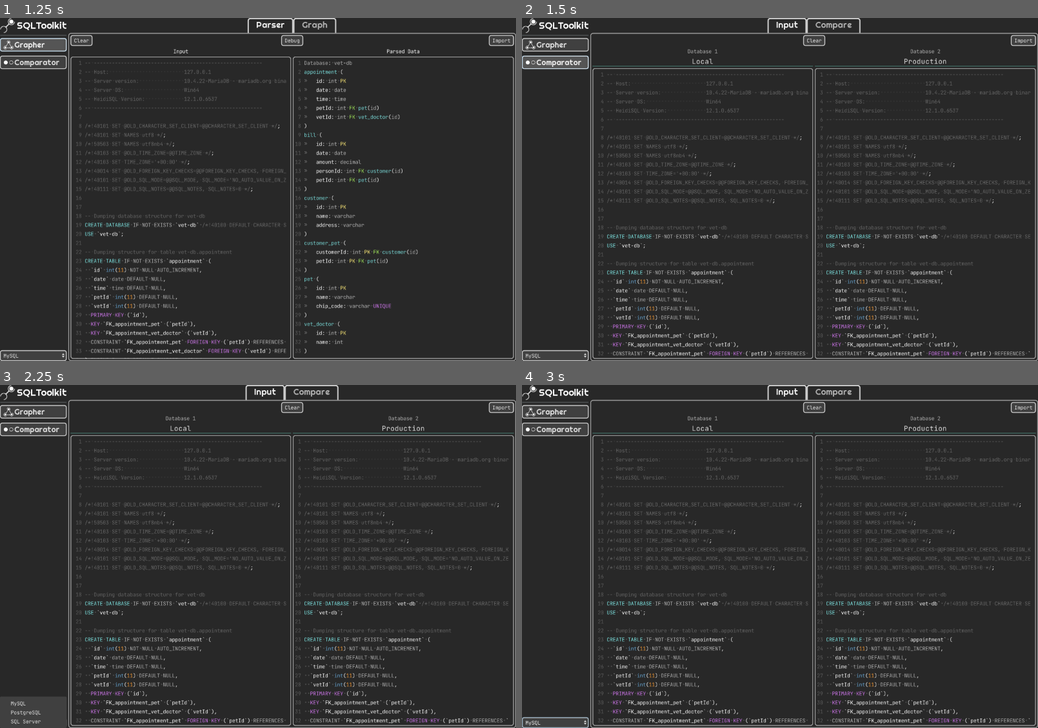
Above: before the commit, frames 1-4 (two rows, left to right).
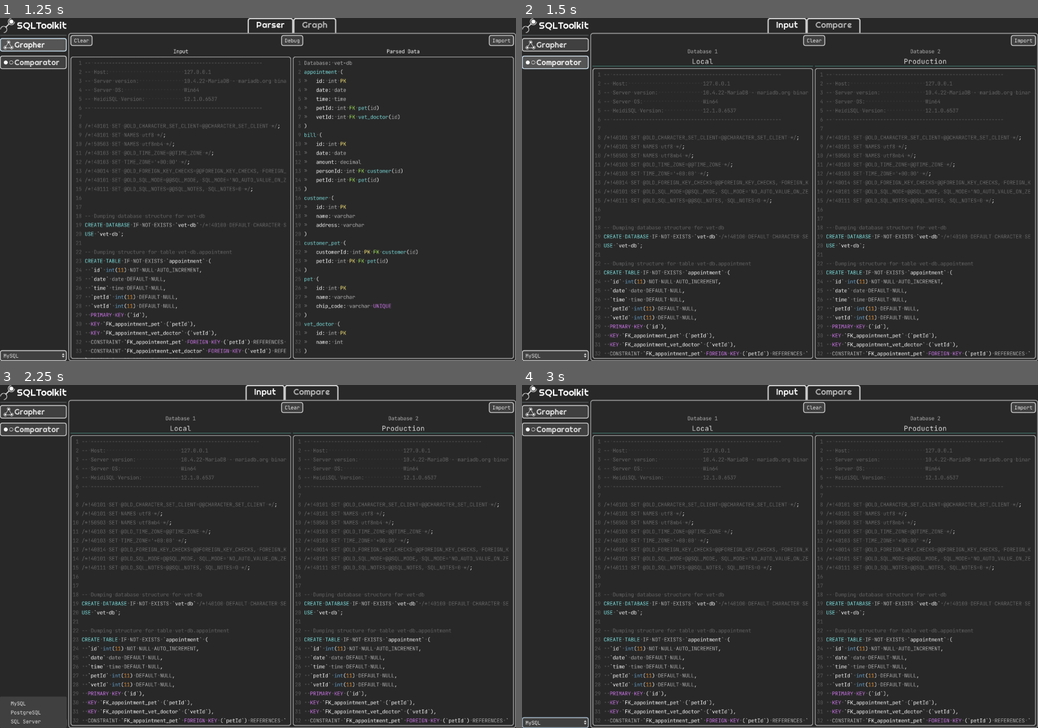
Above: after the commit, the same moments.

Repository: GArysTrousers/sql-grapher
Game: Godot game, scene res://Main.tscn
The game is run twice, just before and just after one commit, with the same random seed, the same clock (stepped at 60 frames per second) and the same inputs.
Inputs:
- Up to frame 1 (1.25 s): click "Grapher" at 0.5 s
- Up to frame 2 (1.5 s): click "Comparator" at 1.25 s
- Up to frame 3 (2.25 s): click "MySQL" at 2 s
- Up to frame 4 (3 s): click "Clear" at 2.75 s

Frame 1 is identical in both runs. In frame 2, 2.5% of the frame differs, in the area x 14-56%, y 15-99%; in frame 3, 2.5%; in frame 4, 2.5%.

Commit message:
[add] column compare

Diff:
--- a/Comparator/Analiser.gd
+++ b/Comparator/Analiser.gd
@@ -2,6 +2,8 @@
 
 
 func set_databases(name1:String, db1:Sql.Database, name2:String, db2:Sql.Database):
+	add_db_names(name1, name2)
+
 	for c in $Scroll/Tables.get_children():
 		c.queue_free()
 	var tables = []
@@ -11,9 +13,6 @@
 		if !tables.has(t.name):
 			tables.append(t.name)
 
-	add_db_names(name1, name2)
-
-
 	for t_name in tables:
 		var result = PoolStringArray()
 		var result_label = Label.new()
@@ -21,7 +20,9 @@
 		result_label.align = Label.ALIGN_CENTER
 		result_label.valign = Label.VALIGN_CENTER
 
-		if db1.get_table(t_name):
+		var t1 = db1.get_table(t_name)
+		var t2 = db2.get_table(t_name)
+		if t1:
 			var t = preload("res://TableInfo.tscn").instance()
 			$Scroll/Tables.add_child(t)
 			t.init(db1.get_table(t_name))
@@ -30,7 +31,7 @@
 			$Scroll/Tables.add_child(Label.new())
 			result.append("No table named '%s' in %s" % [t_name, name1])
 
-		if db2.get_table(t_name):
+		if t2:
 			var t = preload("res://TableInfo.tscn").instance()
 			$Scroll/Tables.add_child(t)
 			t.init(db2.get_table(t_name))
@@ -38,6 +39,9 @@
 		else:
 			$Scroll/Tables.add_child(Label.new())
 			result.append("No table named '%s' in %s" % [t_name, name2])
+
+		if t1 and t2:
+			result.append_array(compare_tables(t1, t2))
 
 		result_label.text = result.join('\n')
 		if result_label.text == "":
@@ -60,3 +64,19 @@
 	r.text = "Results"
 	r.align = Label.ALIGN_CENTER
 	$Scroll/Tables.add_child(r)
+
+func compare_tables(t1:Sql.Table, t2:Sql.Table) -> PoolStringArray:
+	var result = PoolStringArray()
+	var cols = []
+	for c1 in t1.cols:
+		var c2 = t2.get_col_by_name(c1.name)
+		if !c2:
+			result.append("Table 1 doesn't have column '%s'" % c1.name)
+		elif c1.to_string() != c2.to_string():
+			result.append("Column '%s' is different" % c1.name)
+	for c2 in t2.cols:
+		var c1 = t1.get_col_by_name(c2.name)
+		if !c1:
+			result.append("Table 1 doesn't have column '%s'" % c2.name)
+
+	return result
--- a/Main.tscn
+++ b/Main.tscn
@@ -688,7 +688,6 @@
 CREATE TABLE IF NOT EXISTS `customer` (
   `id` int(11) NOT NULL AUTO_INCREMENT,
   `name` varchar(50) DEFAULT NULL,
-  `address` varchar(50) DEFAULT NULL,
   PRIMARY KEY (`id`)
 ) ENGINE=InnoDB DEFAULT CHARSET=utf8mb4;
 
@@ -712,7 +711,6 @@
   `name` varchar(50) DEFAULT NULL,
   `chip_code` varchar(50) NOT NULL DEFAULT '',
   PRIMARY KEY (`id`),
-  UNIQUE KEY `chip_code` (`chip_code`)
 ) ENGINE=InnoDB DEFAULT CHARSET=utf8mb4;
 
 -- Data exporting was unselected.
--- a/Sql.gd
+++ b/Sql.gd
@@ -192,6 +192,12 @@
 				if cols[c].name == local_key:
 					cols[c].foreign_key = ForeignKey.new(foreign_table, foreign_key)
 
+	func get_col_by_name(col_name:String):
+		for c in cols:
+			if c.name == col_name:
+				return c
+		return null
+
 	func _to_string():
 		var cols_str = ""
 		for c in cols:
Not shown, changed: README.md
